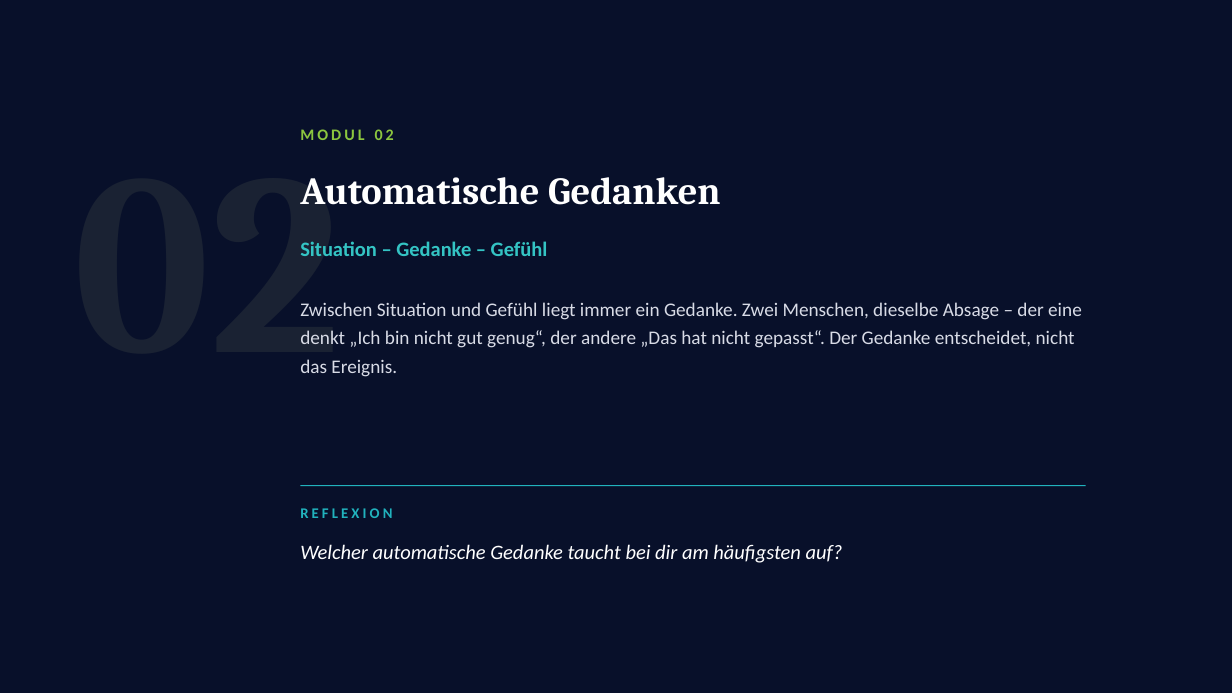
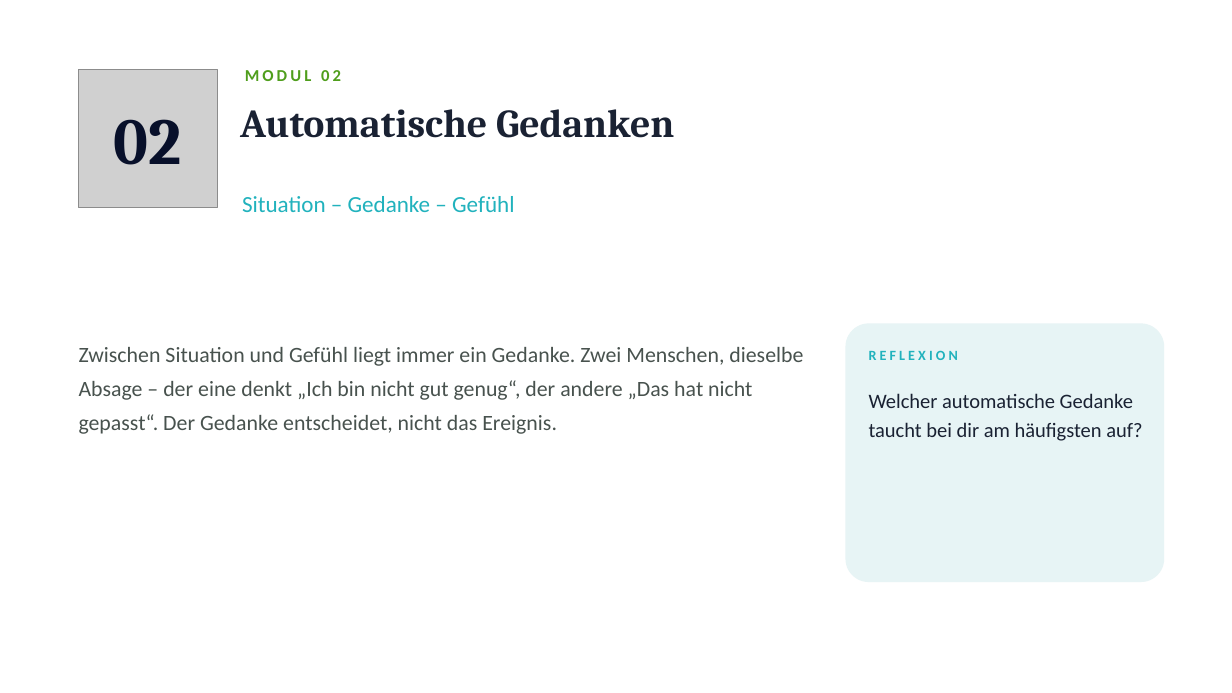
Before and after one commit to Heiko888/werdemeisterdeinergedanken, a slide deck: slide 9 of content/vorlagen/workshop/WMDG-Workshop-Deinen-Kopf-durchdenken.pptx. Drawn at 1232x693 pixels with LibreOffice and Linux fonts; fonts in the diff are those of the drawing; grey boxes stand for pictures. Boxes give left, top, right and bottom in pixels: in the first picture for what was removed or moved away, otherwise in the second. Text is boxed around its words. In the diff, an @@ line names an element or a change of style, - is before the commit and + after.

```diff
--- a/content/vorlagen/workshop/WMDG-Workshop-Deinen-Kopf-durchdenken.pptx
+++ b/content/vorlagen/workshop/WMDG-Workshop-Deinen-Kopf-durchdenken.pptx
@@ background #08102A to #FFFFFF @@
@@ text "02" at (x1=114, y1=119, x2=182, y2=165): vertical alignment top to middle @@
@@ picture added at (x1=79, y1=69, x2=217, y2=208) @@
@@ text at (x1=245, y1=70, x2=341, y2=81): text changed; size 200 to 13 pt; font Cambria to Calibri; text colour #1A2233 to #4F9E1C @@
-02
+MODUL 02
@@ text "MODUL 02" at (x1=245, y1=70, x2=341, y2=81): vertical alignment middle to top @@
@@ text at (x1=114, y1=119, x2=182, y2=165): text changed; size 12.5 to 51 pt; font Calibri to Cambria; text colour #8CC63F to #08102A @@
-MODUL 02
+02
@@ text "Automatische Gedanken" moved from (x1=300, y1=177, x2=721, y2=205) to (x1=240, y1=109, x2=674, y2=138) @@
@@ text "Automatische Gedanken" at (x1=240, y1=109, x2=674, y2=138): size 30 to 31 pt, text colour #FFFFFF to #1A2233; line spacing 1 to 1.02 @@
@@ text "Situation – Gedanke – Gefühl" moved from (x1=300, y1=241, x2=548, y2=256) to (x1=242, y1=196, x2=514, y2=212) @@
@@ text "Situation – Gedanke – Gefühl" at (x1=242, y1=196, x2=514, y2=212): size 16 to 18 pt, text colour #34C4C4 to #21B2BD, bold off @@
@@ rounded rectangle added at (x1=846, y1=323, x2=1165, y2=582), fill #E7F4F5 @@
@@ text "Zwischen Situation und Gefühl liegt ..." moved from (x1=300, y1=302, x2=1082, y2=377) to (x1=79, y1=347, x2=803, y2=434) @@
@@ text "Zwischen Situation und Gefühl liegt ..." at (x1=79, y1=347, x2=803, y2=434): size 15 to 17 pt, text colour #D8DBE6 to #48524E; line spacing 1.25 to 1.3 @@
@@ text "REFLEXION" moved from (x1=300, y1=508, x2=392, y2=518) to (x1=869, y1=350, x2=958, y2=360) @@
@@ text "REFLEXION" at (x1=869, y1=350, x2=958, y2=360): size 11.5 to 11 pt @@
@@ text "Welcher automatische Gedanke taucht bei ..." moved from (x1=300, y1=544, x2=843, y2=563) to (x1=869, y1=393, x2=1142, y2=441) @@
@@ text "Welcher automatische Gedanke taucht bei ..." at (x1=869, y1=393, x2=1142, y2=441): text colour #FFFFFF to #1A2233, italic off; line spacing 1.12 to 1.18 @@
@@ rectangle removed at (x1=300, y1=485, x2=1086, y2=486) @@
```
Also in this commit, not shown: 20 other slides changed, 25 other files.
